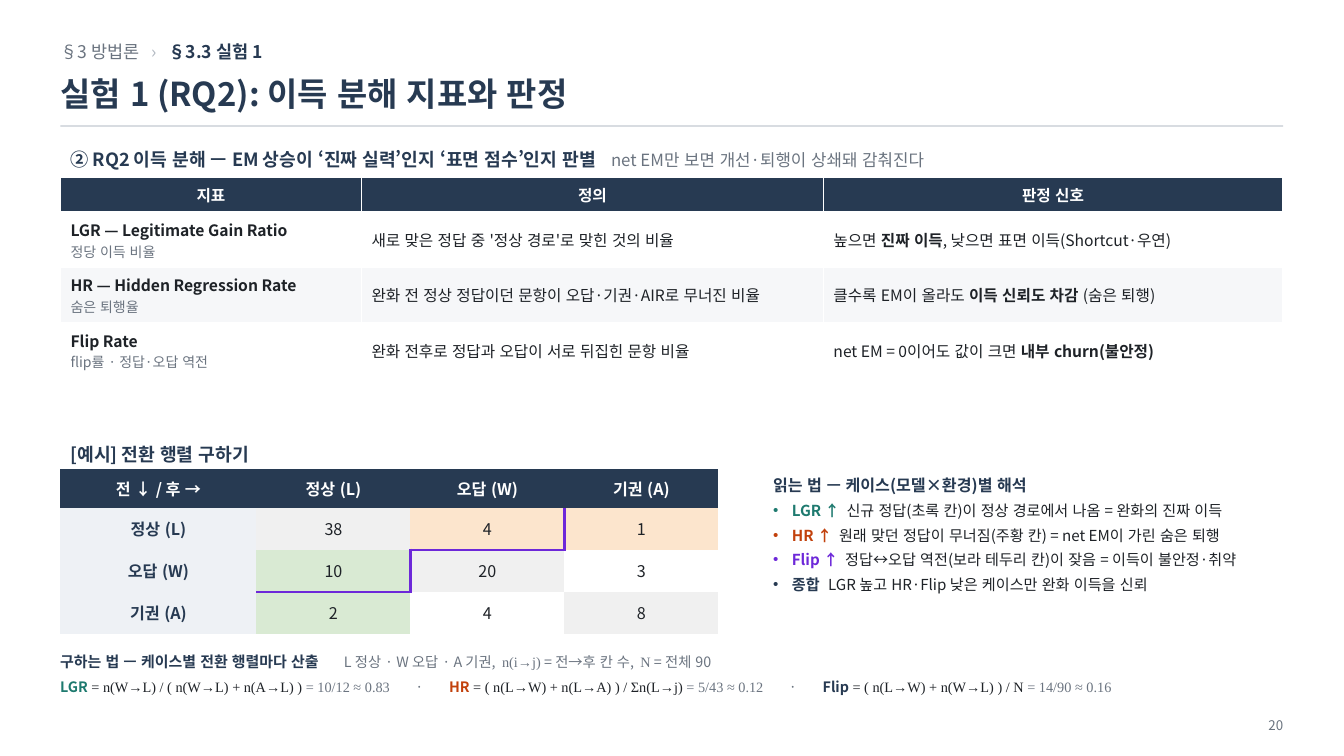
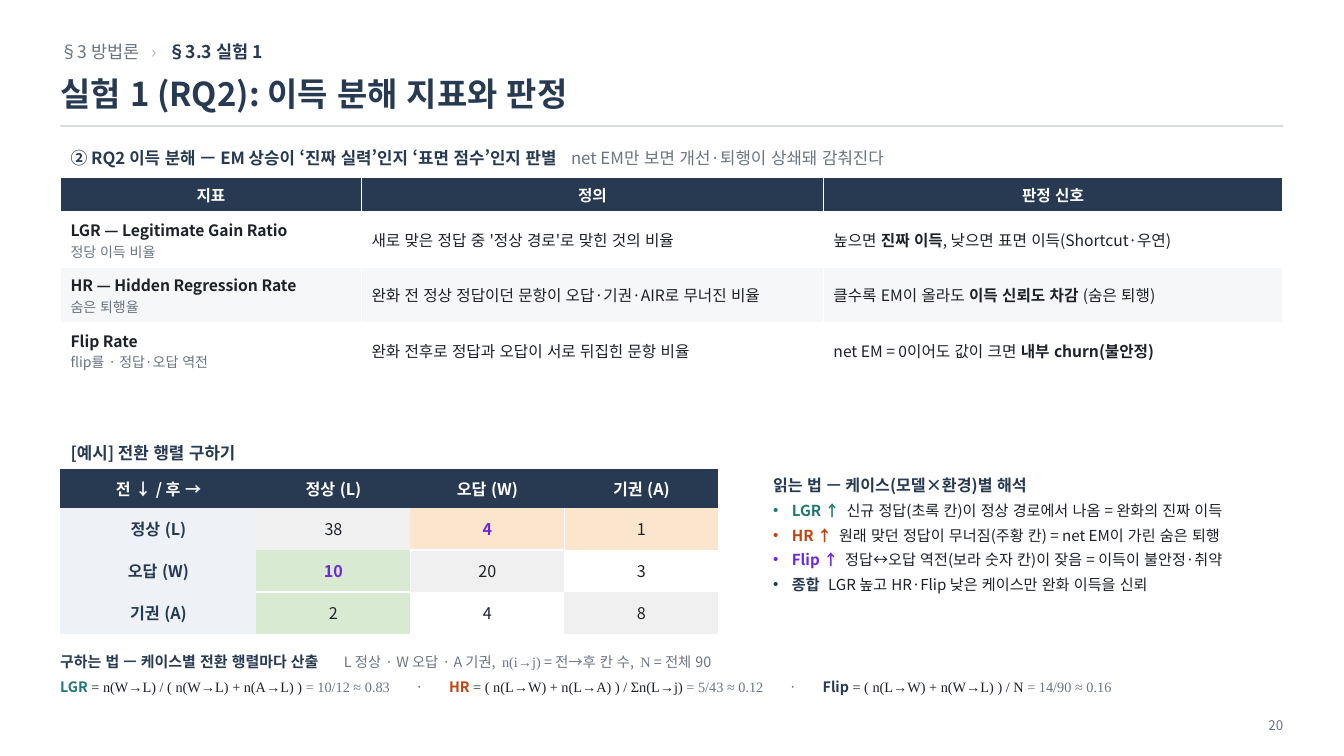
Before and after one commit to jin-ryu/thinkconflict, a slide deck: slide 20 of docs/ThinkConflict_연구보고.pptx. Drawn at 1344x756 pixels with LibreOffice and Linux fonts; fonts in the diff are those of the drawing. Boxes give left, top, right and bottom in pixels: in the first picture for what was removed or moved away, otherwise in the second. Text is boxed around its words. In the diff, an @@ line names an element or a change of style, - is before the commit and + after.

```diff
--- a/docs/ThinkConflict_연구보고.pptx
+++ b/docs/ThinkConflict_연구보고.pptx
@@ text "② RQ2 이득 분해 — ..." at (71,149,884,168): size 13 to 12 pt in "② RQ2 이득 분해 — EM 상승이 ..." @@
@@ text "[예시] 전환 행렬 구하기" at (71,445,235,462): size 13 to 12 pt @@
@@ table at (60,469,719,634) @@
@@ text colour #1E2227 to #6D28D9, bold on in "4", "10" @@
@@ borders changed @@
@@ text at (792,552,1222,569): text changed @@
-• Flip ↑ 정답↔오답 역전(보라 테두리 칸)이 잦음 = 이득이 불안정·취약
+• Flip ↑ 정답↔오답 역전(보라 숫자 칸)이 잦음 = 이득이 불안정·취약
```
Also in this commit, not shown: 5 other slides changed, 15 other files.
